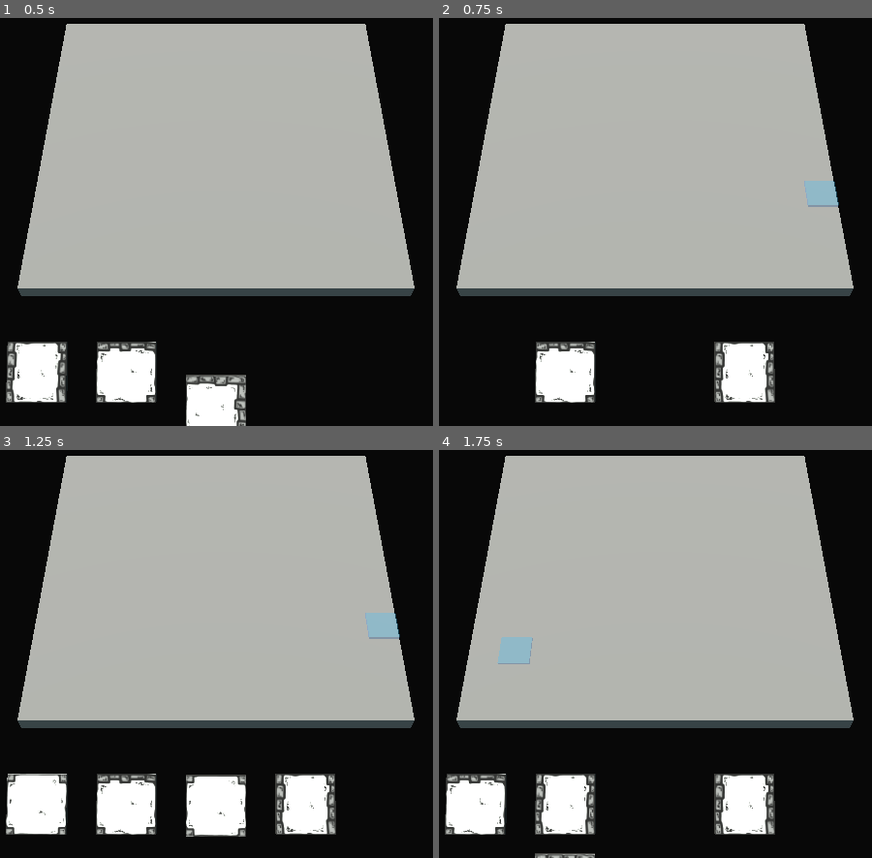
Above: before the commit, frames 1-4 (two rows, left to right).
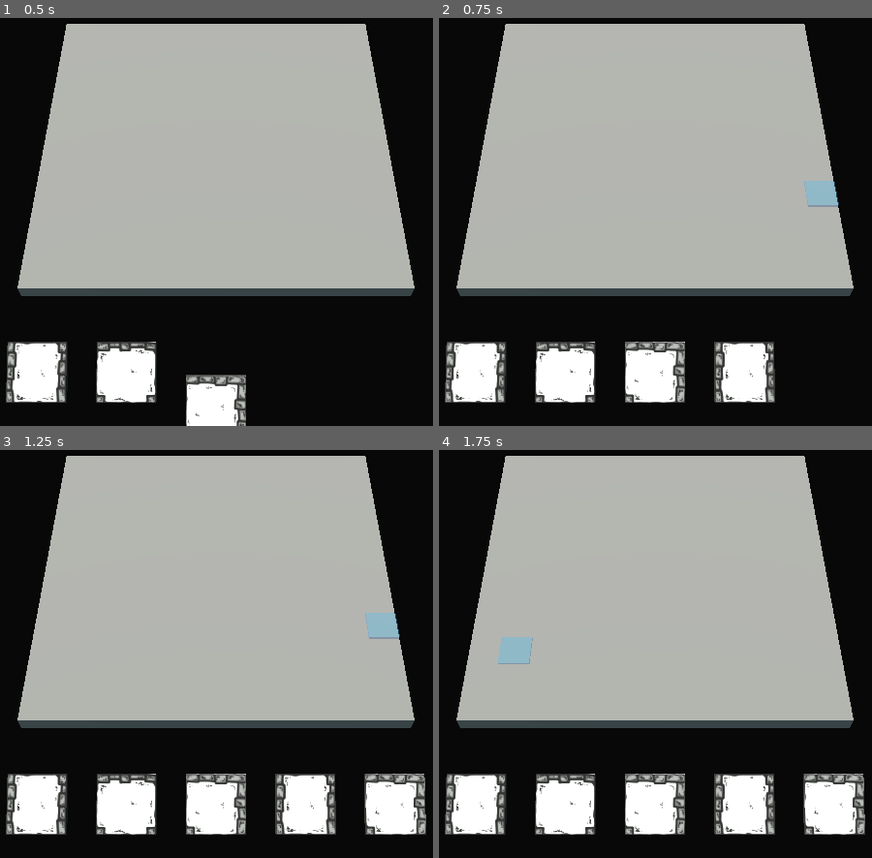
Above: after the commit, the same moments.

Repository: Cybierre-Koffee-Studio/GameOff2023
Game: Godot game, scene res://scenes/main.tscn
Same seed, same stepped clock (60 frames per second), same inputs: the game is played once before the commit and once after it.
Inputs (mouse positions are in pixels of both pictures, inside the frame that each line leads up to):
- Up to frame 1 (0.5 s): no input
- Up to frame 2 (0.75 s): move the mouse to (824, 185) at 0.52 s; click (824, 185) at 0.67 s
- Up to frame 3 (1.25 s): no input
- Up to frame 4 (1.75 s): move the mouse to (499, 662) at 1.27 s; click (499, 662) at 1.42 s

Frame 1 is identical in both runs. In frame 2, 4.1% of the frame differs, in the area x 1-57%, y 79-95%; in frame 3, 3.5%; in frame 4, 5.9%, in the area x 1-99%, y 79-100%.
Error before the commit: Invalid assignment of property or key 'position' with value of type 'Vector3' on a base object of type 'Nil'. (res://scenes/plateau/plateau.gd:26)
Error after the commit: Invalid assignment of property or key 'scale' with value of type 'Vector3' on a base object of type 'Nil'. (res://scenes/hand/hand.gd:53)

Commit message:
feedback sur la sélection de tuile

Diff:
--- a/godot/scenes/hand/hand.gd
+++ b/godot/scenes/hand/hand.gd
@@ -10,6 +10,9 @@
 var current_hand : Array[Tile]  = []
 
 @onready var tile_markers : Array[Node3D] = [$Tile1, $Tile2, $Tile3, $Tile4, $Tile5]
+
+const selected_tile_scale = 1.3
+const selected_tile_position_shift = 0.6
 
 # Called when the node enters the scene tree for the first time.
 func _ready():
@@ -37,10 +40,19 @@
     pass
 
 func on_select_tile(tile):
+    var tween = create_tween()
+    if GlobalVars.selected_tile != null:
+        tween.parallel().tween_property(GlobalVars.selected_tile, "scale", Vector3(1, 1, 1), 0.3).set_trans(Tween.TRANS_CUBIC).set_ease(Tween.EASE_OUT)
+        tween.parallel().tween_property(GlobalVars.selected_tile, "position:z", GlobalVars.selected_tile.position.z + selected_tile_position_shift, 0.3).set_trans(Tween.TRANS_CUBIC).set_ease(Tween.EASE_OUT)
     GlobalVars.selected_tile = tile
+    tween.parallel().tween_property(GlobalVars.selected_tile, "scale", Vector3(selected_tile_scale, selected_tile_scale, selected_tile_scale), 0.3).set_trans(Tween.TRANS_CUBIC).set_ease(Tween.EASE_OUT)
+    tween.parallel().tween_property(GlobalVars.selected_tile, "position:z", GlobalVars.selected_tile.position.z - selected_tile_position_shift, 0.3).set_trans(Tween.TRANS_CUBIC).set_ease(Tween.EASE_OUT)
     pass
 
 func on_tile_placed(tile):
+    GlobalVars.selected_tile.scale = Vector3(1, 1, 1)
+    GlobalVars.selected_tile.position.z += selected_tile_position_shift
+    GlobalVars.selected_tile = null
     current_hand.erase(tile)
     remove_child(tile)
     for t in current_hand :
